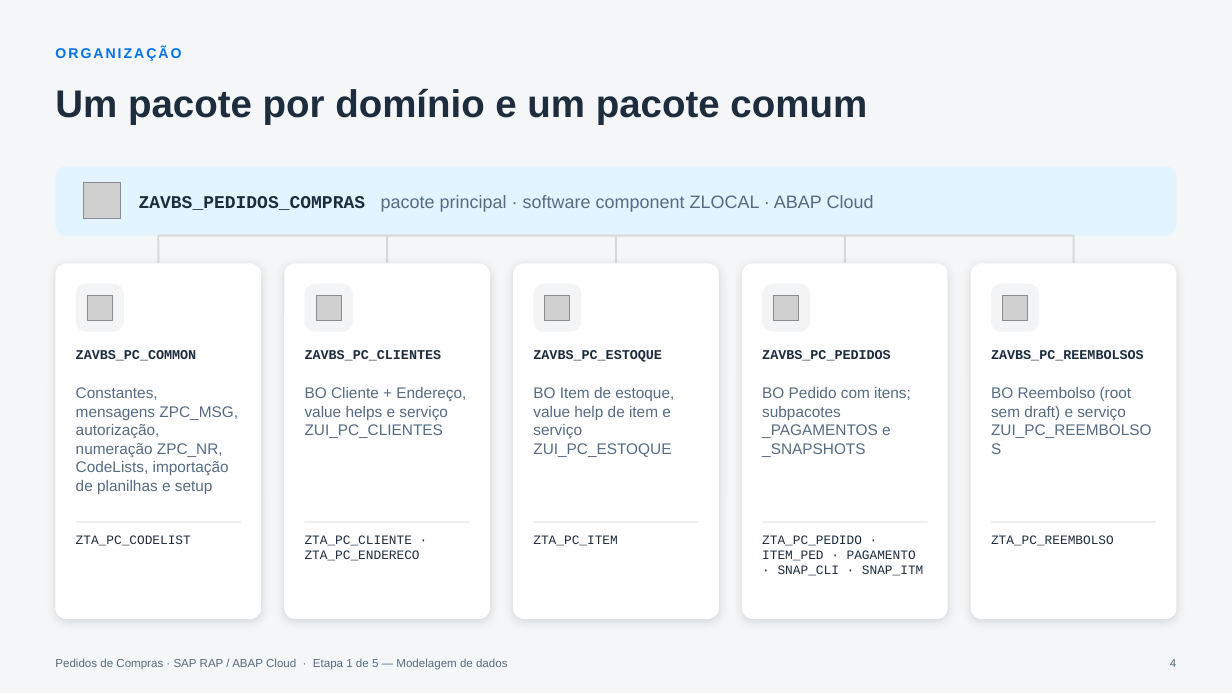
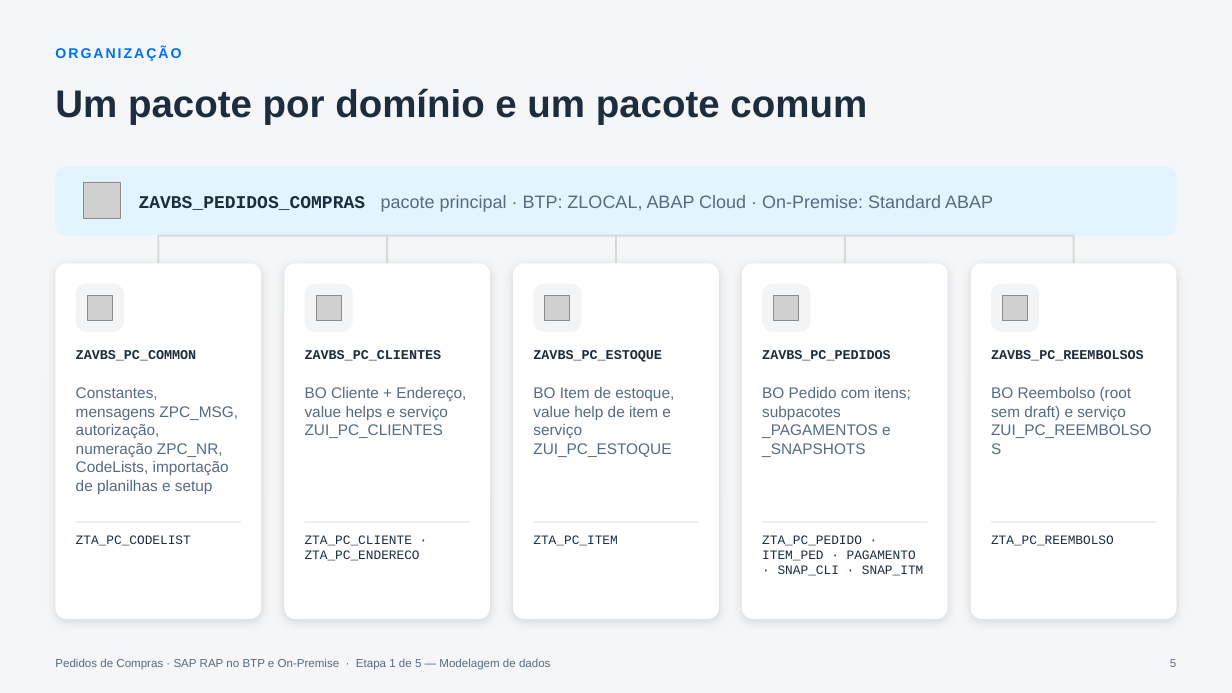
Before and after one commit to AdrianoBispo/sap-abap-rap-pedidos-de-compras-app, a slide deck: slide 5 of docs/apresentacoes/01-modelagem-de-dados.pptx (slide 4 before the commit). Drawn at 1232x693 pixels with LibreOffice and Linux fonts; fonts in the diff are those of the drawing; grey boxes stand for pictures. Boxes give left, top, right and bottom in pixels: in the first picture for what was removed or moved away, otherwise in the second. Text is boxed around its words. In the diff, an @@ line names an element or a change of style, - is before the commit and + after.

```diff
--- a/docs/apresentacoes/01-modelagem-de-dados.pptx
+++ b/docs/apresentacoes/01-modelagem-de-dados.pptx
@@ text at (139,195,993,212): text changed @@
-ZAVBS_PEDIDOS_COMPRAS pacote principal · software component ZLOCAL · ABAP Cloud
+ZAVBS_PEDIDOS_COMPRAS pacote principal · BTP: ZLOCAL, ABAP Cloud · On-Premise: Standard ABAP
@@ text at (55,658,550,670): text changed @@
-Pedidos de Compras · SAP RAP / ABAP Cloud · Etapa 1 de 5 — Modelagem de dados
+Pedidos de Compras · SAP RAP no BTP e On-Premise · Etapa 1 de 5 — Modelagem de dados
@@ page number at (1170,659,1176,667): text changed @@
-4
+5
```
Also in this commit, not shown: 24 other slides changed, 1 slide added, 4 other files.
